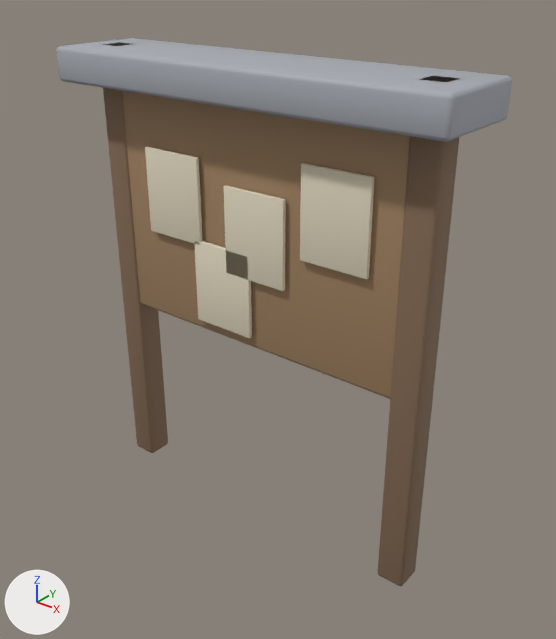
What one commit did to the glTF model game/assets/models/batch1/quest_board.glb.
Both versions are drawn from a 50 mm camera at (2.16, -2.55, 2.72) aimed at (0.09, 0.04, 1.12). Arrows for +X, +Y and +Z are at lower left; the lights stay in place. The first picture is the older version. Where no turn or scale is listed for an object, it has been applied to the vertices. Vertices at exactly the same position are counted once.

The first picture shows 'BoardPanel', 'Notice_-0.15_1.25', 'Notice_-0.45_1.65', 'Notice_0.05_1.55', 'Notice_0.48_1.72', 'Post_-0.85', 'Post_0.85', 'RoofCap'.
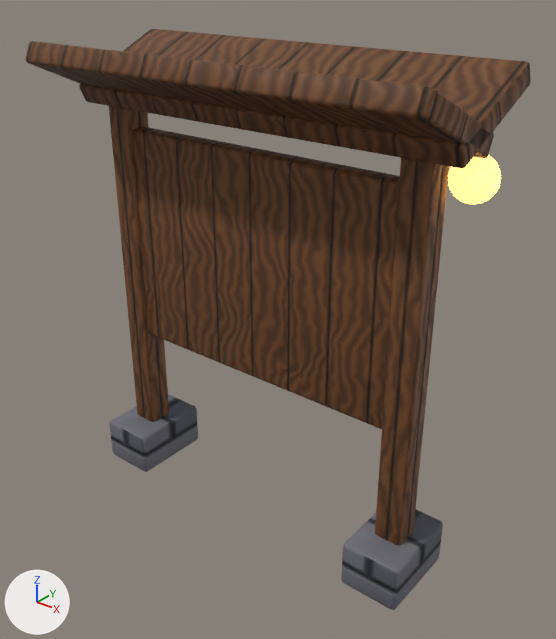
What differs and where, as boxes [x1, y1, x2, y2] in the pictures (556 x 639 px):
'BoardBacking', added (brown): after [132, 127, 400, 429]
'BoardPanel', deleted (brown): before [122, 91, 410, 399]
'RoofCap', deleted: before [56, 38, 512, 142]
'RoofFront', added (brown): after [79, 29, 531, 168]
'Post_0.85', surface changed, rescaled (darker): before [378, 76, 460, 586]; after [375, 158, 449, 546]
'RoofBack', added (brown): after [26, 41, 494, 158]
'Post_-0.85', surface changed, moved (darker): before [103, 42, 168, 453]; after [109, 106, 169, 422]
'Notice_0.48_1.72', deleted (pale yellow): before [300, 163, 374, 279]
'Foot.001', added: after [341, 509, 443, 610]
'Notice_0.05_1.55', deleted (pale yellow): before [223, 185, 286, 291]
'Notice_-0.45_1.65', deleted (pale yellow): before [145, 147, 203, 244]
'Notice_-0.15_1.25', deleted (pale yellow): before [194, 241, 252, 338]
'Foot', added: after [109, 394, 198, 472]
'BoardLantern', added: after [448, 155, 501, 205]

Patch to the scene script:
```diff
--- a/game/assets/models/batch1/quest_board.glb.py
+++ b/game/assets/models/batch1/quest_board.glb.py
@@ mat_wooddark @@
 mat_wooddark = bpy.data.materials.new('WoodDark')
-# nodes: BsdfPrincipled, OutputMaterial
-# colours: brown #866c55
+# nodes: BsdfPrincipled, Mapping x3, Math, NormalMap, OutputMaterial, SeparateColor, TexImage x3, UVMap x3
+# uses the picture img_aged_oak_albedo
+# uses the picture img_aged_oak_normal
+# uses the picture img_aged_oak_rough
@@ mat_woodwarm @@
 mat_woodwarm = bpy.data.materials.new('WoodWarm')
-# nodes: BsdfPrincipled, OutputMaterial
-# colours: brown #a68665
+# nodes: BsdfPrincipled, Mapping x3, Math, NormalMap, OutputMaterial, SeparateColor, TexImage x3, UVMap x3
+# uses the picture img_aged_oak_albedo
+# uses the picture img_aged_oak_normal
+# uses the picture img_aged_oak_rough
@@ mat_stonetrim @@
 mat_stonetrim = bpy.data.materials.new('StoneTrim')
-# nodes: BsdfPrincipled, OutputMaterial
-# colours: grey #aaadb5
+# nodes: BsdfPrincipled, Mapping x3, Math, NormalMap, OutputMaterial, SeparateColor, TexImage x3, UVMap x3
+# uses the picture img_nordic_stone_albedo
+# uses the picture img_nordic_stone_normal
+# uses the picture img_nordic_stone_rough
@@ me_cube_001 @@
-me_cube_001.from_pydata(...)  # 56 vertices, 108 faces; spans x -0.07..0.07, y -0.07..0.07, z -1.15..1.15
+me_cube_001.from_pydata(...)  # 56 vertices, 108 faces; spans x -0.07..0.07, y -0.07..0.07, z -1.1..1.1
+# me_cube_001 part 1: the whole mesh is scaled about its middle by (1, 1, 0.956)
 me_cube_001.materials.append(mat_wooddark)
@@ ob_post__0_85 @@
 ob_post__0_85 = bpy.data.objects.new('Post_-0.85', me_cube)
-ob_post__0_85.location = (-0.85, 0.0, 1.15)
+ob_post__0_85.location = (-0.82, 0.0, 1.1)
@@ ob_post_0_85 @@
 ob_post_0_85 = bpy.data.objects.new('Post_0.85', me_cube_001)
-ob_post_0_85.location = (0.85, 0.0, 1.15)
+ob_post_0_85.location = (0.82, 0.0, 1.1)
@@ ob_boardpanel @@
-ob_boardpanel = bpy.data.objects.new('BoardPanel', me_cube_002)
@@ ob_roofcap @@
-ob_roofcap = bpy.data.objects.new('RoofCap', me_cube_003)
@@ ob_notice__0_45_1_65 @@
-ob_notice__0_45_1_65 = bpy.data.objects.new('Notice_-0.45_1.65', me_cube_004)
@@ ob_notice_0_05_1_55 @@
-ob_notice_0_05_1_55 = bpy.data.objects.new('Notice_0.05_1.55', me_cube_005)
@@ ob_notice_0_48_1_72 @@
-ob_notice_0_48_1_72 = bpy.data.objects.new('Notice_0.48_1.72', me_cube_006)
@@ ob_notice__0_15_1_25 @@
-ob_notice__0_15_1_25 = bpy.data.objects.new('Notice_-0.15_1.25', me_cube_007)
@@ ob_boardlantern @@
+ob_boardlantern = bpy.data.objects.new('BoardLantern', me_sphere_005)  # a UV sphere (20 segments, 12 rings, poles along z) spanning x -0.1..0.1, y -0.1..0.1, z -0.1..0.1; in mat_flameglow (orange #ffcb6f, glowing orange #ffbc59)
+ob_boardlantern.location = (0.94, 0.18, 1.92)
@@ ob_roofback @@
+ob_roofback = bpy.data.objects.new('RoofBack', me_cube_006_1)  # 56 vertices, 108 faces; spans x -1.02..1.02, y -0.27..0.27, z -0.15..0.15
+ob_roofback.location = (0.0, -0.14, 2.18)
@@ ob_rooffront @@
+ob_rooffront = bpy.data.objects.new('RoofFront', me_cube_005_1)  # 56 vertices, 108 faces; spans x -1.02..1.02, y -0.27..0.27, z -0.15..0.15
+ob_rooffront.location = (0.0, 0.14, 2.18)
@@ ob_boardbacking @@
+ob_boardbacking = bpy.data.objects.new('BoardBacking', me_cube_004_1)  # 56 vertices, 108 faces; spans x -0.8..0.8, y -0.05..0.05, z -0.56..0.56
+ob_boardbacking.location = (0.0, 0.0, 1.36)
@@ ob_foot_001 @@
+ob_foot_001 = bpy.data.objects.new('Foot.001', me_cube_003_1)  # 56 vertices, 108 faces; spans x -0.15..0.15, y -0.22..0.22, z -0.12..0.12
+ob_foot_001.location = (0.82, 0.0, 0.12)
@@ ob_foot @@
+ob_foot = bpy.data.objects.new('Foot', me_cube_003_1.copy())
+ob_foot.location = (-0.82, 0.0, 0.12)
```
